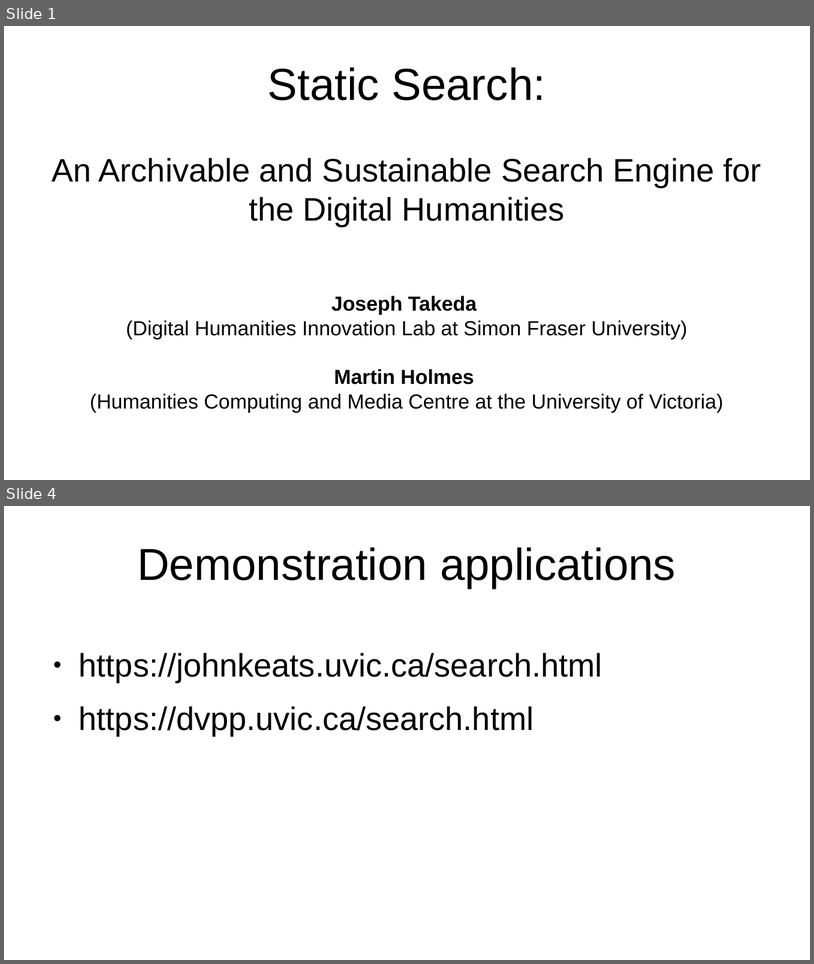
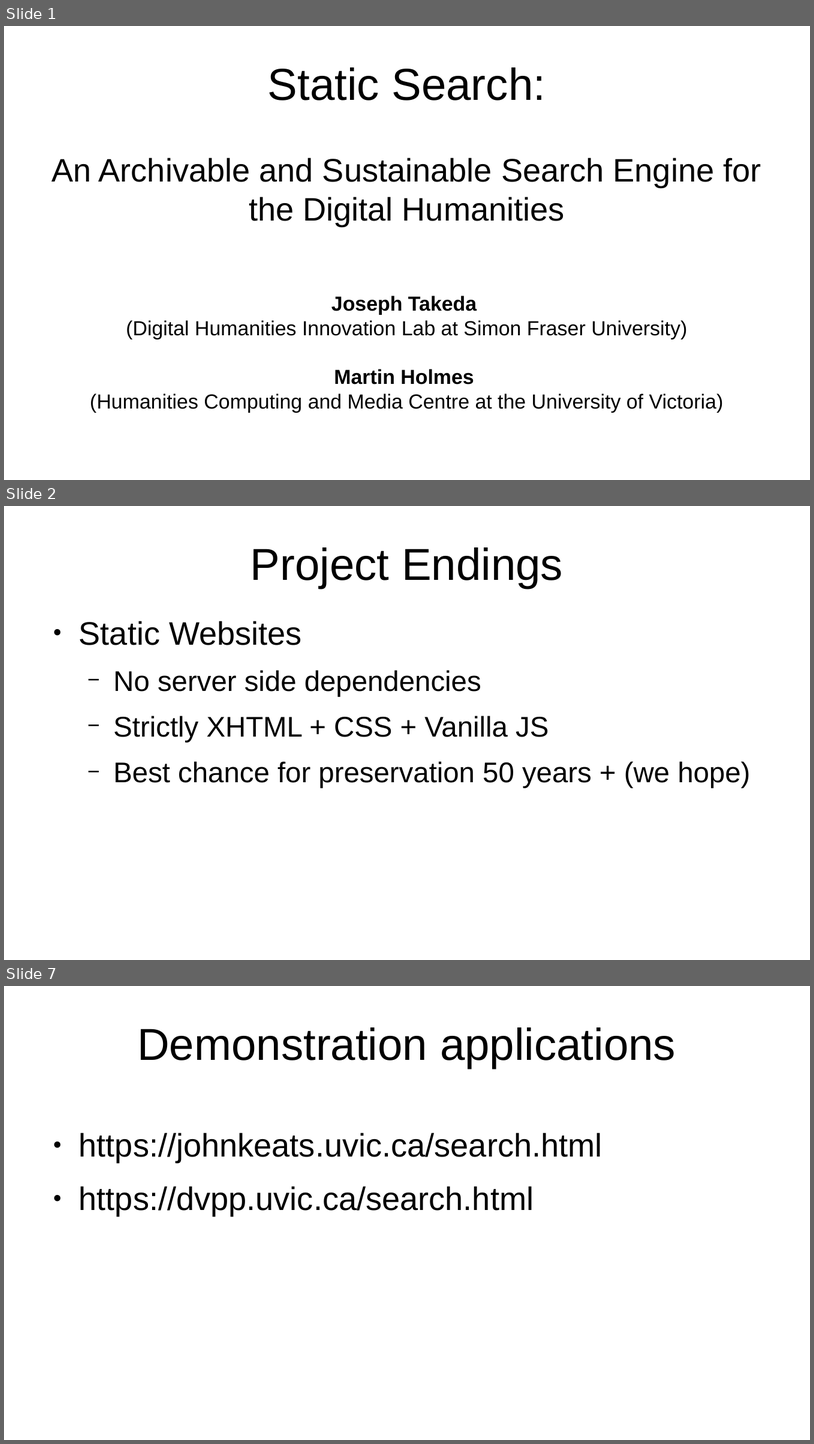
Before and after one commit to projectEndings/Endings, a slide deck: presentations/dhsi2020/staticSearch.odp. Shown one above the other, each under a label of ours: slides 1 and 4 before the commit, slides 1, 2 and 7 after it; the slides between them are not shown. The pictures are 814x964 and 814x1444 pixels, drawn with LibreOffice and Linux fonts; fonts in the diff are those of the drawing. Boxes give left, top, right and bottom in pixels: in the first picture for what was removed or moved away, otherwise in the second. Text is boxed around its words. In the diff, an @@ line names an element or a change of style, - is before the commit and + after.

```diff
--- a/presentations/dhsi2020/staticSearch.odp
+++ b/presentations/dhsi2020/staticSearch.odp
@@ slide 2 added at [4,506,810,960], background #FFFFFF @@
@@ title added at [251,547,563,588], 44 pt, text #000000 @@
+Project Endings
@@ text added at [79,621,750,788], 28 pt, text #000000 @@
+● Static Websites
+  − No server side dependencies
+  − Strictly XHTML + CSS + Vanilla JS
+  − Best chance for preservation 50 years + (we hope)
@@ what was slide 4 is now slide 7 @@
```
Also in this commit, not shown: 4 other slides added, 2 slides removed, 3 other files.
